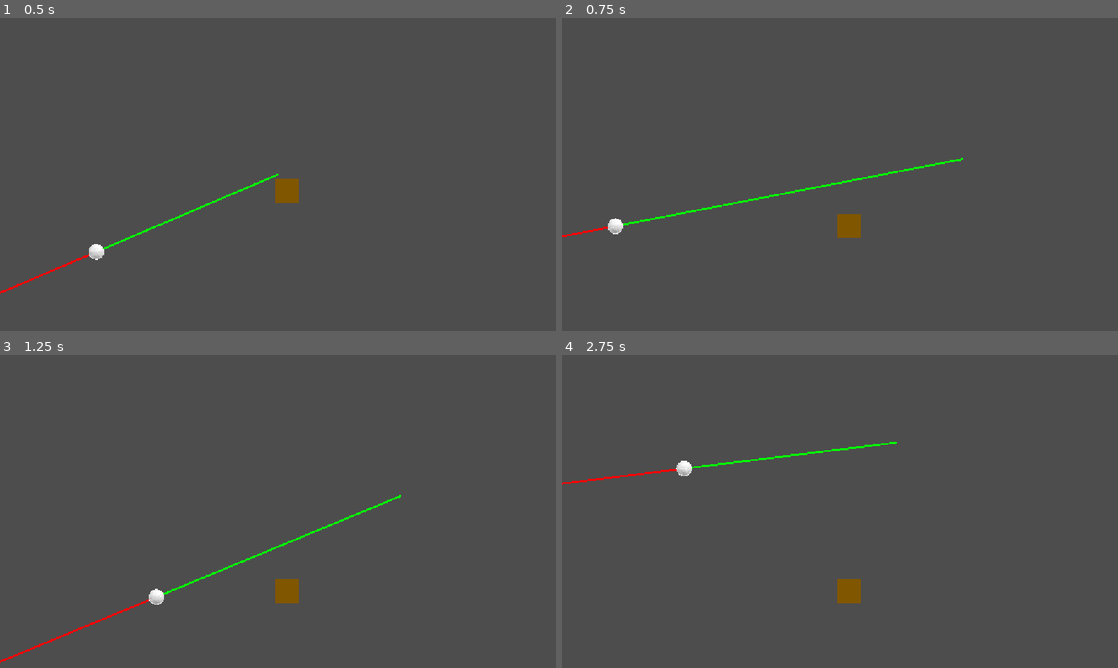
Above: before the commit, frames 1-4 (two rows, left to right).
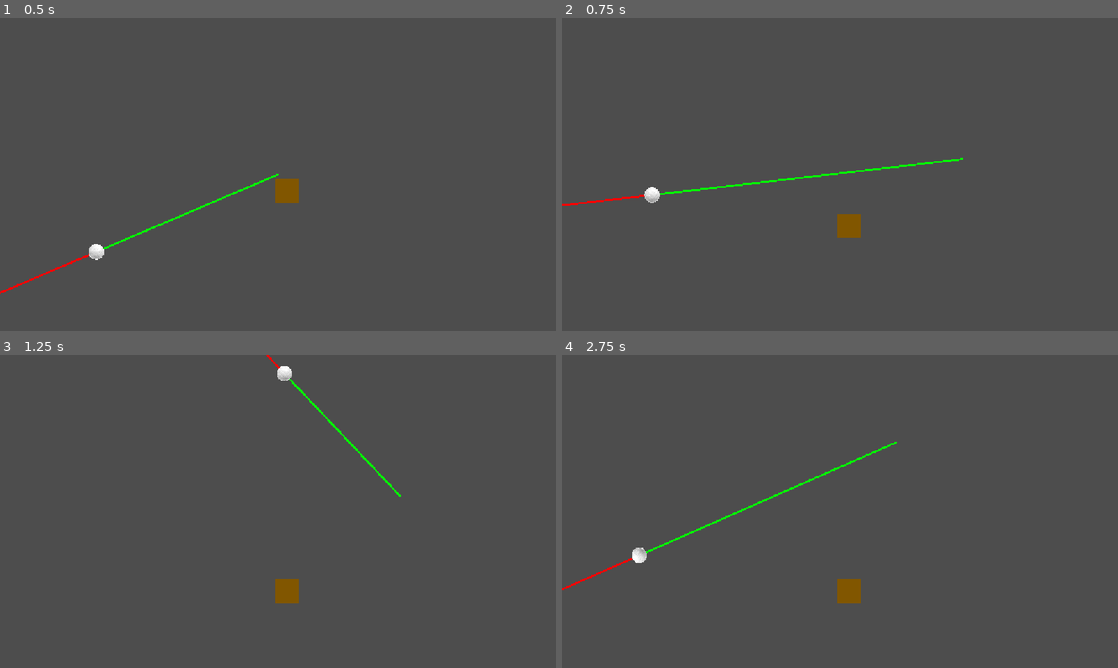
Above: after the commit, the same moments.

Repository: EshanDoes/haven-golf
Game: Godot game, scene res://scenes/levels/test.tscn
Same seed, same stepped clock (60 frames per second), same inputs: the game is played once before the commit and once after it. The project has no main scene, so this scene is started directly.
Inputs (mouse positions are in pixels of both pictures, inside the frame that each line leads up to):
- Up to frame 1 (0.5 s): no input
- Up to frame 2 (0.75 s): tap Enter at 0.5 s; move the mouse to (962, 158) at 0.52 s; press the mouse at (962, 158) at 0.53 s; hold Right from 0.53 s (still down)
- Up to frame 3 (1.25 s): keep holding Right
- Up to frame 4 (2.75 s): move the mouse to (728, 527) at 1.27 s; release Right at 1.28 s; release the mouse at (728, 527) at 1.28 s; hold Down 1.28-2.03 s; click (728, 527) at 1.35 s; tap Space at 2 s; move the mouse to (895, 442) at 2.02 s; press the mouse at (895, 442) at 2.03 s; hold Right from 2.03 s (still down); tap Alt at 2.1 s

Frame 1 is identical in both runs. In frame 2, 1.1% of the frame differs, in the area x 0-72%, y 44-70%; in frame 3, 0.9%; in frame 4, 1.0%.

Commit message:
Made the ball unable to be launched if off screen

Diff:
--- a/scenes/player_objects/ball.tscn
+++ b/scenes/player_objects/ball.tscn
@@ -11,7 +11,6 @@
 
 [node name="Ball" type="RigidBody2D" unique_id=987841902]
 physics_material_override = SubResource("PhysicsMaterial_4kxuq")
-lock_rotation = true
 script = ExtResource("1_4ttig")
 launch_force = 4.0
 
@@ -35,3 +34,9 @@
 
 [node name="CollisionShape2D" type="CollisionShape2D" parent="." unique_id=122506510]
 shape = SubResource("CircleShape2D_4kxuq")
+
+[node name="VisibleOnScreenNotifier2D" type="VisibleOnScreenNotifier2D" parent="." unique_id=339113762]
+rect = Rect2(-32, -32, 64, 65)
+
+[connection signal="screen_entered" from="VisibleOnScreenNotifier2D" to="." method="_on_2d_screen_entered"]
+[connection signal="screen_exited" from="VisibleOnScreenNotifier2D" to="." method="_on_2d_screen_exited"]
--- a/scripts/ball.gd
+++ b/scripts/ball.gd
@@ -2,14 +2,17 @@
 
 # The launch force of the ball (I'd say edit this in the ball scene instead of in the code)
 @export var launch_force = 1.0
-# Get the nodes for the launch preview and mouse preview, which can be seen in the ball scene
-@onready var launch_preview = $"Launch Preview"
-@onready var mouse_preview = $"Mouse Preview"
+# Other variables
+var launch_preview
+var mouse_preview
 var mouse_pos = Vector2(0, 0)
+var is_on_screen = true
 
 # Called when the node enters the scene tree for the first time.
-func _ready() -> void:
-	pass # Replace with function body.
+func _ready():
+	# Get the nodes for the launch preview and mouse preview, which can be seen in the ball scene
+	launch_preview = $"Launch Preview"
+	mouse_preview = $"Mouse Preview"
 
 
 # Called every frame. 'delta' is the elapsed time since the previous frame.
@@ -18,8 +21,20 @@
 	mouse_pos = get_global_mouse_position()
 	launch_preview.set_point_position(1, position - mouse_pos)
 	mouse_preview.set_point_position(1, mouse_pos - position)
+	launch_preview.rotation = -rotation
+	mouse_preview.rotation = -rotation
 
 func _input(event):
-	if event.is_action_pressed("click"):
+	if event.is_action_pressed("click") and is_on_screen:
 		# Launch the ball in a direction based off the mouse position and launch force
 		apply_central_impulse((position - mouse_pos) * launch_force)
+
+
+func _on_2d_screen_entered() -> void:
+	mouse_preview.visible = true
+	is_on_screen = true
+
+
+func _on_2d_screen_exited() -> void:
+	mouse_preview.visible = false
+	is_on_screen = false
